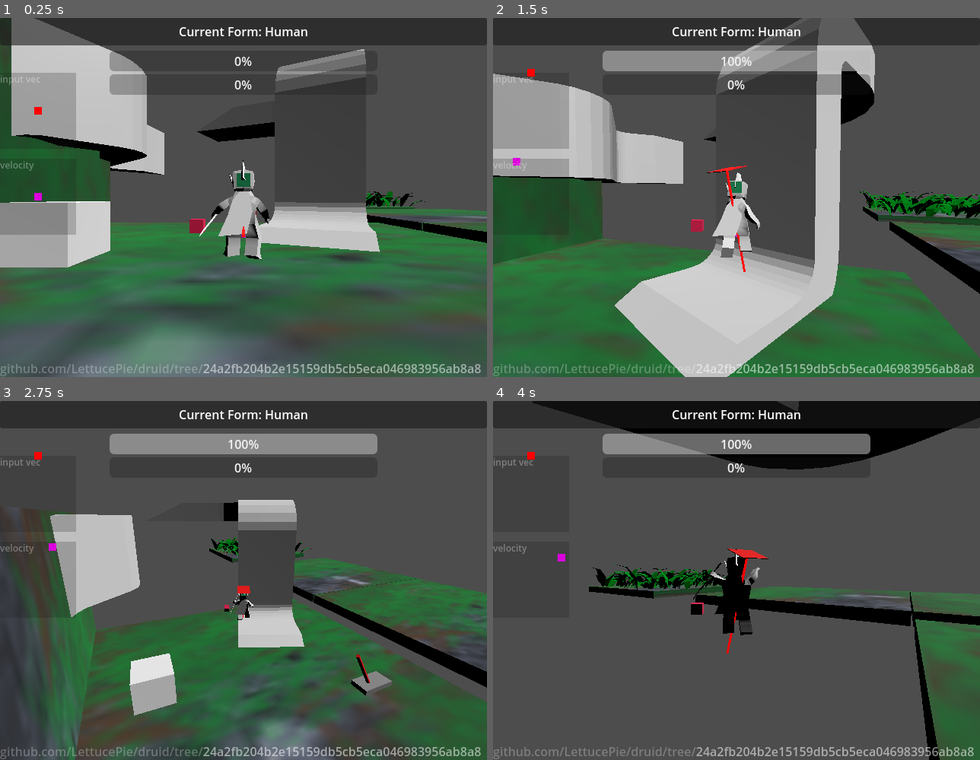
Above: before the commit, frames 1-4 (two rows, left to right).
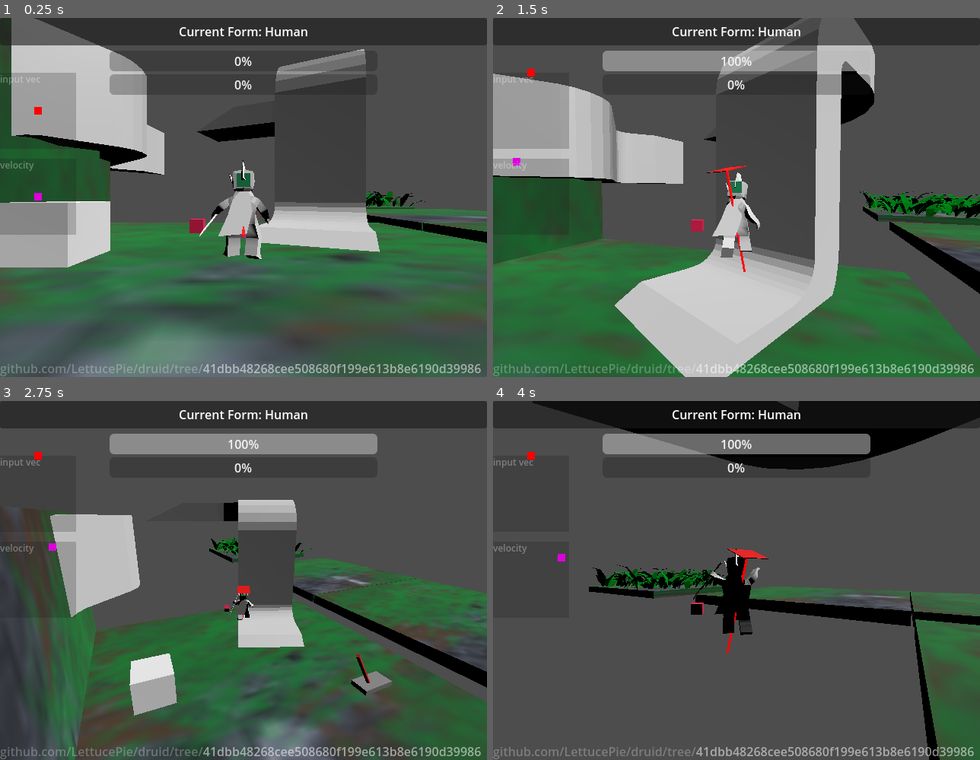
Above: after the commit, the same moments.

Repository: LettucePie/druid
Game: Godot game, scene res://playscenes/play_0.tscn
Two runs of this game, one before a commit and one after it. Both use one fixed random seed, a clock stepped at 60 frames per second and the inputs below.
Inputs (mouse positions are in pixels of both pictures, inside the frame that each line leads up to):
- Up to frame 1 (0.25 s): no input
- Up to frame 2 (1.5 s): tap Enter (ui_accept) at 0.5 s; move the mouse to (760, 197) at 0.52 s; hold Right mouse button (aim) 0.53-1.28 s; hold W (move_up) from 0.53 s (still down); tap Space (jump) at 0.77 s; move the mouse to (712, 197) at 1.27 s; tap N (attack) at 1.35 s
- Up to frame 3 (2.75 s): keep holding W (move_up); tap Space (jump) at 1.52 s; move the mouse to (253, 573) at 2.02 s; tap K (cam_down) at 2.1 s
- Up to frame 4 (4 s): keep holding W (move_up); move the mouse to (731, 587) at 2.77 s; tap J (cam_left) at 2.85 s; tap Space (jump) at 3.02, 3.77 s; move the mouse to (775, 584) at 3.52 s; tap L (cam_right) at 3.6 s

The runs differ from the first frame. In frame 1, 0.8% of the frame differs, in the area x 41-99%, y 96-99%; in frame 2, 0.7%; in frame 3, 0.8%; in frame 4, 0.8%.

Commit message:
testing setup for proc spider walk

Diff:
--- /dev/null
+++ b/core/entities/player/form_visuals/spider_node.gd
@@ -0,0 +1,50 @@
+extends Node3D
+
+@onready var anim : AnimationPlayer = $spider_model_0_1/AnimationPlayer
+var legs : Array = []
+var legs_left : Array = []
+var legs_right : Array = []
+var found_legs : bool = false
+
+var walking : bool = false
+var speed : float = 0.5
+
+func _ready():
+	legs.clear()
+	legs_left.clear()
+	legs_right.clear()
+	for child in $spider_model_0_1/SpiderArmature.get_children():
+		if child.name.contains("leg_"):
+			legs.append(child)
+			if child.name.contains("leg_l"):
+				legs_left.append(child)
+			if child.name.contains("leg_r"):
+				legs_right.append(child)
+	if legs.size() >= 8:
+		found_legs = true
+
+
+func _process(delta):
+	if found_legs and walking:
+		pass
+		# I think a proc walk cycle could be fun.
+		# just make an array of rotation instructions.
+		# an offset list of the left legs and right legs maybe?
+
+
+func walk(speed : float):
+	if speed > 0.8:
+		if anim.current_animation != "fast_bob":
+			anim.play("fast_bob")
+	else:
+		if anim.current_animation != "slow_bob":
+			anim.play("slow_bob")
+	if speed >= 0.1:
+		walking = true
+	else:
+		stop()
+
+
+func stop():
+	if walking:
+		walking = false
--- /dev/null
+++ b/core/entities/player/form_visuals/spider_node.tscn
@@ -0,0 +1,18 @@
+[gd_scene load_steps=3 format=3 uid="uid://crvjor6e7j72u"]
+
+[ext_resource type="PackedScene" uid="uid://cs5ubujc260e2" path="res://art/model/spider_model_0.1.glb" id="1_00nvf"]
+[ext_resource type="Script" path="res://core/entities/player/form_visuals/spider_node.gd" id="1_an5wp"]
+
+[node name="spider_node" type="Node3D"]
+script = ExtResource("1_an5wp")
+
+[node name="spider_model_0_1" parent="." instance=ExtResource("1_00nvf")]
+
+[node name="Skeleton3D" parent="spider_model_0_1/SpiderArmature" index="8"]
+bones/0/rotation = Quaternion(-0.707107, 1.96704e-08, 0.707107, -3.09086e-08)
+bones/0/scale = Vector3(1, 1, 1)
+bones/1/rotation = Quaternion(-1.55178e-07, -2.82257e-08, -0.747388, 0.664388)
+bones/2/rotation = Quaternion(1.85182e-07, -4.68877e-08, 0.77904, 0.626974)
+bones/2/scale = Vector3(1, 1, 1)
+
+[editable path="spider_model_0_1"]
--- a/core/player.tscn
+++ b/core/player.tscn
@@ -296,34 +296,34 @@
 transform = Transform3D(-0.312618, 0, -2.73299e-08, 0, 0.312618, 0, 2.73299e-08, 0, -0.312618, 0, 0.143265, 0)
 
 [node name="Skeleton3D" parent="human_node/human_model/human_armature" index="0"]
-bones/0/position = Vector3(0, -0.141889, -0.10598)
+bones/0/position = Vector3(0, -0.141138, -0.10598)
 bones/0/rotation = Quaternion(0.0914123, -0.00244562, -0.0016501, 0.995809)
-bones/1/rotation = Quaternion(-0.00892372, 0.0252647, 0.796849, 0.603584)
+bones/1/rotation = Quaternion(-0.0103715, 0.0189912, 0.797131, 0.603418)
 bones/2/rotation = Quaternion(0.0834039, -0.0313383, 0.324214, 0.941779)
 bones/3/rotation = Quaternion(0.317049, 0.0415371, 0.0138462, 0.947398)
-bones/5/rotation = Quaternion(-0.0226835, -0.0138675, 0.0039365, 0.999639)
+bones/5/rotation = Quaternion(-0.00490465, -0.0138828, 0.00359848, 0.999885)
 bones/6/rotation = Quaternion(-0.0150778, -3.56578e-05, -0.000320333, 0.999886)
 bones/10/position = Vector3(-0.34512, -0.192523, -0.00858107)
-bones/10/rotation = Quaternion(-0.215864, 0.243149, 0.943363, 0.0659412)
-bones/11/rotation = Quaternion(-0.391829, 0.00106709, -0.0028209, 0.920033)
+bones/10/rotation = Quaternion(-0.215906, 0.242546, 0.943518, 0.0658031)
+bones/11/rotation = Quaternion(-0.39026, 0.00106229, -0.00282268, 0.9207)
 bones/12/rotation = Quaternion(-0.0599468, -0.00843683, -0.742144, 0.667501)
-bones/13/rotation = Quaternion(-0.0839137, -0.0222115, -0.26326, 0.960812)
+bones/13/rotation = Quaternion(-0.084579, -0.0236146, -0.259003, 0.961876)
 bones/14/rotation = Quaternion(0.395912, -0.0344117, -0.113618, 0.910582)
 bones/17/position = Vector3(0.358753, -0.19082, -0.0116346)
-bones/17/rotation = Quaternion(0.0992538, 0.335524, 0.932966, -0.0845399)
-bones/18/rotation = Quaternion(-0.250906, -0.0953596, -0.0119769, 0.963229)
+bones/17/rotation = Quaternion(0.0993577, 0.334376, 0.933378, -0.0844178)
+bones/18/rotation = Quaternion(-0.249141, -0.0953814, -0.0118023, 0.963687)
 
 [node name="ear_a" parent="human_node/human_model/human_armature/Skeleton3D" index="0"]
-transform = Transform3D(0.999448, -0.00253311, -0.0331121, -0.00103415, 0.994229, -0.107274, 0.0331928, 0.107249, 0.993678, 0.000675778, 1.70137, 0.180568)
+transform = Transform3D(0.999448, -0.00253311, -0.0331121, -0.00221386, 0.989786, -0.142542, 0.033135, 0.142537, 0.989235, 0.000675778, 1.6984, 0.208436)
 
 [node name="hair_a" parent="human_node/human_model/human_armature/Skeleton3D" index="1"]
-transform = Transform3D(0.999448, -0.00253311, -0.0331121, -0.00103415, 0.994229, -0.107274, 0.0331928, 0.107249, 0.993678, 0.00858761, 2.11902, -0.0446481)
+transform = Transform3D(0.999448, -0.00253311, -0.0331121, -0.00221386, 0.989786, -0.142542, 0.033135, 0.142537, 0.989235, 0.00858762, 2.1238, -0.00178556)
 
 [node name="cape" parent="human_node/human_model/human_armature/Skeleton3D" index="2"]
-transform = Transform3D(0.999449, -0.0329398, 0.00416953, 0.033139, 0.997407, -0.0638805, -0.00205451, 0.0639835, 0.997949, -0.0395435, 1.20202, -0.306988)
+transform = Transform3D(0.999449, -0.0329398, 0.00416953, 0.0331911, 0.994501, -0.0993278, -0.000874765, 0.0994115, 0.995046, -0.0395435, 1.2167, -0.296569)
 
 [node name="staff_a" parent="human_node/human_model/human_armature/Skeleton3D" index="3"]
-transform = Transform3D(0.393237, -0.298233, 0.869725, 0.857388, 0.460552, -0.229733, -0.33204, 0.836031, 0.436808, 1.39426, 0.0387862, 0.208036)
+transform = Transform3D(0.384896, -0.301316, 0.87239, 0.860726, 0.45839, -0.221426, -0.333176, 0.836114, 0.435783, 1.40125, 0.0460872, 0.207604)
 
 [node name="standin_floor" parent="human_node/human_model" index="1"]
 visible = false
@@ -361,16 +361,16 @@
 [node name="Skeleton3D" parent="wolf_node/wolf_model/Armature" index="0"]
 bones/1/rotation = Quaternion(0.656745, -8.93774e-16, -8.93774e-16, 0.754113)
 bones/2/rotation = Quaternion(0.12946, 1.04057e-15, -9.22106e-17, 0.991585)
-bones/3/rotation = Quaternion(-0.310062, -5.31755e-18, 5.93606e-17, 0.950716)
-bones/4/rotation = Quaternion(-0.28484, 4.2751e-19, 6.46518e-17, 0.958575)
+bones/3/rotation = Quaternion(-0.311068, 6.18685e-18, 8.18444e-17, 0.950388)
+bones/4/rotation = Quaternion(-0.27507, -6.60757e-19, 4.69514e-17, 0.961424)
 bones/5/rotation = Quaternion(0.456607, 1.48065e-22, -1.01387e-16, 0.889668)
 bones/6/rotation = Quaternion(0.859775, 0.204093, 0.0176992, -0.467782)
 bones/7/rotation = Quaternion(0.859775, -0.204093, -0.0176992, -0.467782)
-bones/8/position = Vector3(0.903733, 1.06229, 1.12587)
-bones/8/rotation = Quaternion(0.788584, 6.04715e-18, 7.36068e-18, 0.614927)
+bones/8/position = Vector3(0.903733, 1.05874, 1.12813)
+bones/8/rotation = Quaternion(0.789175, -1.44781e-17, -3.66572e-18, 0.614168)
 bones/9/rotation = Quaternion(0.102258, 1.18584e-07, 1.21901e-08, 0.994758)
-bones/12/position = Vector3(-0.903733, 1.06229, 1.12587)
-bones/12/rotation = Quaternion(0.788584, 6.04715e-18, 7.36068e-18, 0.614927)
+bones/12/position = Vector3(-0.903733, 1.05874, 1.12813)
+bones/12/rotation = Quaternion(0.789175, -1.44781e-17, -3.66572e-18, 0.614168)
 bones/13/rotation = Quaternion(0.102258, 1.18584e-07, 1.21901e-08, 0.994758)
 bones/16/rotation = Quaternion(0.649191, -0.000736844, -0.092586, 0.754969)
 bones/17/rotation = Quaternion(0.560286, -0.0218214, 0.0589299, 0.825912)
--- a/project.godot
+++ b/project.godot
@@ -14,7 +14,7 @@
 run/main_scene="res://playscenes/play_0.tscn"
 config/features=PackedStringArray("4.2", "Mobile")
 config/icon="res://icon.svg"
-config/git_sha="24a2fb204b2e15159db5cb5eca046983956ab8a8"
+config/git_sha="41dbb48268cee508680f199e613b8e6190d39986"
 
 [display]
 
--- /dev/null
+++ b/testing/test_spider.gd
@@ -0,0 +1,15 @@
+extends Node
+
+var anim : AnimationPlayer
+
+# Called when the node enters the scene tree for the first time.
+func _ready():
+	anim = $Node3D/spider_node.anim
+
+
+func _on_anim_1_pressed():
+	pass # Replace with function body.
+
+
+func _on_anim_2_pressed():
+	pass # Replace with function body.
--- /dev/null
+++ b/testing/test_spider.tscn
@@ -0,0 +1,50 @@
+[gd_scene load_steps=6 format=3 uid="uid://d2w23tg3w2chd"]
+
+[ext_resource type="Script" path="res://testing/test_spider.gd" id="1_bi2fi"]
+[ext_resource type="Texture2D" uid="uid://daqraibbkxt32" path="res://testing/checker_pattern.png" id="2_wgex6"]
+[ext_resource type="PackedScene" uid="uid://crvjor6e7j72u" path="res://core/entities/player/form_visuals/spider_node.tscn" id="3_cjxl1"]
+
+[sub_resource type="StandardMaterial3D" id="StandardMaterial3D_huu37"]
+albedo_texture = ExtResource("2_wgex6")
+uv1_scale = Vector3(3, 3, 3)
+
+[sub_resource type="PlaneMesh" id="PlaneMesh_shpmh"]
+material = SubResource("StandardMaterial3D_huu37")
+size = Vector2(40, 40)
+
+[node name="test_spider" type="Node"]
+script = ExtResource("1_bi2fi")
+
+[node name="Control" type="Control" parent="."]
+layout_mode = 3
+anchors_preset = 15
+anchor_right = 1.0
+anchor_bottom = 1.0
+grow_horizontal = 2
+grow_vertical = 2
+
+[node name="VBoxContainer" type="VBoxContainer" parent="Control"]
+layout_mode = 1
+anchors_preset = -1
+anchor_right = 0.197
+anchor_bottom = 0.718
+offset_right = -0.0800095
+offset_bottom = 0.103973
+
+[node name="anim_1" type="Button" parent="Control/VBoxContainer"]
+layout_mode = 2
+text = "Anim 1"
+
+[node name="anim_2" type="Button" parent="Control/VBoxContainer"]
+layout_mode = 2
+text = "Anim 2"
+
+[node name="Node3D" type="Node3D" parent="."]
+
+[node name="MeshInstance3D" type="MeshInstance3D" parent="Node3D"]
+mesh = SubResource("PlaneMesh_shpmh")
+
+[node name="spider_node" parent="Node3D" instance=ExtResource("3_cjxl1")]
+
+[connection signal="pressed" from="Control/VBoxContainer/anim_1" to="." method="_on_anim_1_pressed"]
+[connection signal="pressed" from="Control/VBoxContainer/anim_2" to="." method="_on_anim_2_pressed"]
Not shown, added: art/model/spider_model_0.1.glb.import
Binary file added: testing/checker_pattern.png
Not shown, added: testing/checker_pattern.png.import
